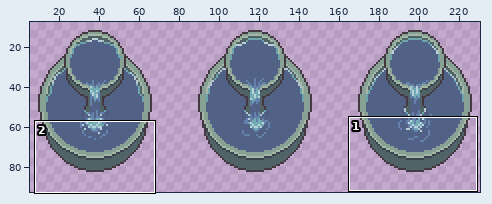
Sprite sheet: assets/02_architecture/04_casino/fountain-Sheet.png. The picture above shows the old version from afar; the outline marks the close-up.
Close-up. Before the edit:
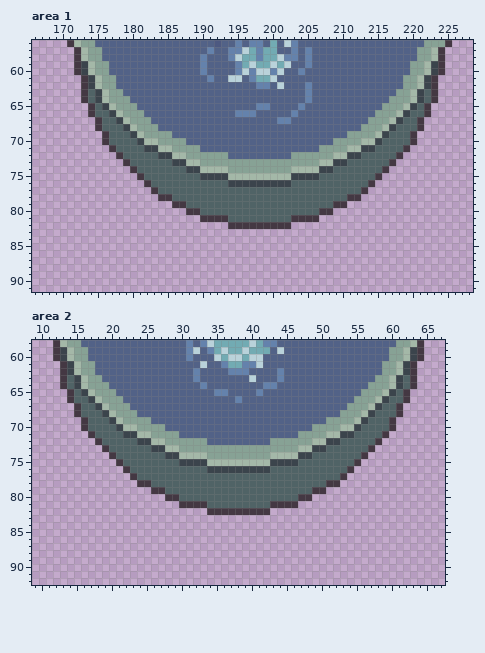
The file is 240x95 pixels. Colours within 5 levels of each other are drawn and written as one. Shown: area 1: x 166..228, y 56..91; area 2: x 9..67, y 58..92. The wide view leaves out empty margins. The commit also changed other parts of the picture, which this record leaves out.
New version:
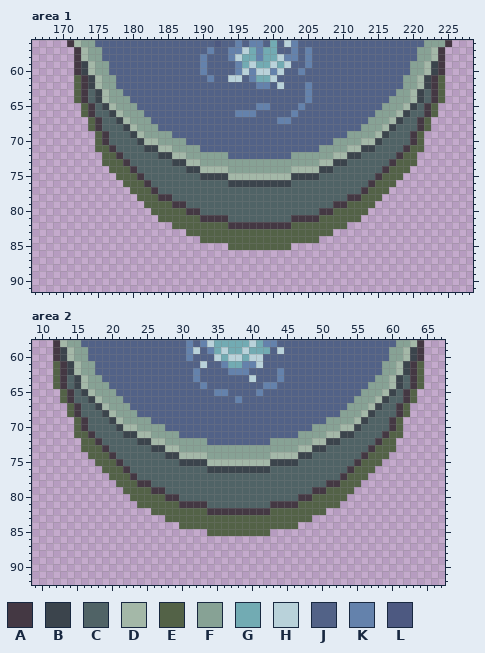
Palette (. is transparent): A #443843  B #3b444c  C #506366  D #a4b8a8  E #536247  F #87a295  G #72abb3  H #b9d2da  J #526287  K #6482ac  L #4d5981
Diff:
Area 1:
The edit adds colour E in rows 61 to 64 at x 172 and 224; in rows 65 to 66 at x 173 and 223; in rows 67 to 68 at x 174 and 222; in rows 69 to 70 at x 175 and 221; in row 71 at x 175 to 176 and 220 to 221; in row 72 at x 176 to 177 and 219 to 220.
The edit adds colour E in row 73 at x 176 to 178 and 218 to 220; in row 74 at x 177 to 179 and 217 to 219; in row 75 at x 178 to 180 and 216 to 218; in row 76 at x 179 to 181 and 215 to 217; in row 77 at x 180 to 182 and 214 to 216; in row 78 at x 181 to 183 and 213 to 215.
The edit adds colour E in row 79 at x 182 to 185 and 211 to 214; in row 80 at x 183 to 187 and 209 to 213; in row 81 at x 184 to 189 and 207 to 212; in row 82 at x 186 to 193 and 203 to 210; in row 83 at x 188 to 208; in row 84 at x 190 to 206.
The edit adds colour E in row 85 at x 194 to 202.
Area 2:
The edit adds colour E in rows 61 to 64 at x 12 and 64; in rows 65 to 66 at x 13 and 63; in rows 67 to 68 at x 14 and 62; in rows 69 to 70 at x 15 and 61; in row 71 at x 15 to 16 and 60 to 61; in row 72 at x 16 to 17 and 59 to 60.
The edit adds colour E in row 73 at x 16 to 18 and 58 to 60; in row 74 at x 17 to 19 and 57 to 59; in row 75 at x 18 to 20 and 56 to 58; in row 76 at x 19 to 21 and 55 to 57; in row 77 at x 20 to 22 and 54 to 56; in row 78 at x 21 to 23 and 53 to 55.
The edit adds colour E in row 79 at x 22 to 25 and 51 to 54; in row 80 at x 23 to 27 and 49 to 53; in row 81 at x 24 to 29 and 47 to 52; in row 82 at x 26 to 33 and 43 to 50; in row 83 at x 28 to 48; in row 84 at x 30 to 46.
The edit adds colour E in row 85 at x 34 to 42.
